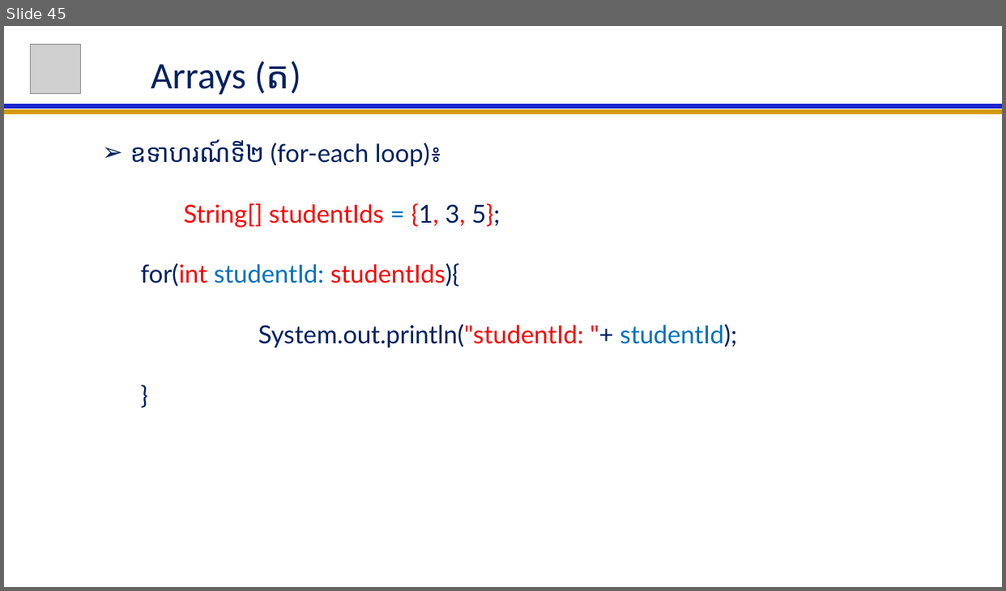
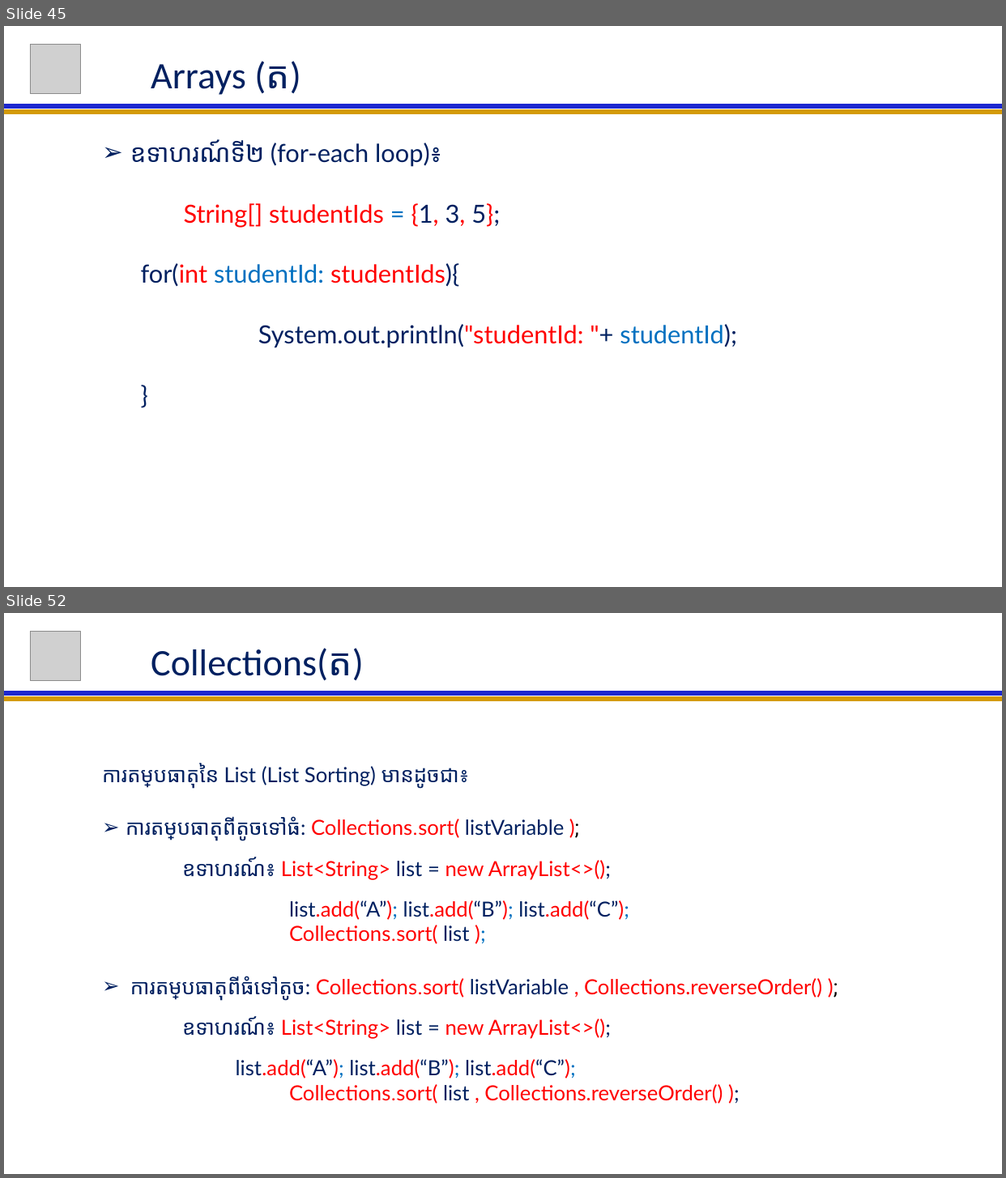
Before and after one commit to NGOUNCHHENGHY/ACLEDA-Java-For-Beginer, a slide deck: Java For Beginer Lession.pptx. Shown one above the other, each under a label of ours: slide 45 before the commit, slides 45 and 52 after it; the slides between them are not shown. The pictures are 1006x591 and 1006x1178 pixels, drawn with LibreOffice and Linux fonts; fonts in the diff are those of the drawing; grey boxes stand for pictures. Boxes give left, top, right and bottom in pixels: in the first picture for what was removed or moved away, otherwise in the second. Text is boxed around its words. In the diff, an @@ line names an element or a change of style, - is before the commit and + after.

```diff
--- a/Java For Beginer Lession.pptx
+++ b/Java For Beginer Lession.pptx
@@ slide 52 added at (4, 613, 1002, 1174), background #FFFFFF @@
@@ picture added at (31, 631, 80, 680) @@
@@ title added at (151, 648, 364, 681), 36 pt, text #002060 @@
+Collections(ត)
@@ line added from (4, 699) to (1002, 699), #D49B06 4.5 pt @@
@@ line added from (4, 693) to (1002, 693), #1C27CF 4.5 pt @@
@@ subtitle added at (102, 763, 822, 1104), 20 pt, text #FF0000 @@
+  ការតម្រៀបធាតុនៃ List (List Sorting) មានដូចជា៖
+  ➢ ការតម្រៀបធាតុពីតូចទៅធំ: Collections.sort( listVariable );
+  ឧទាហរណ៍៖ List<String> list = new ArrayList<>();
+  list.add(“A”); list.add(“B”); list.add(“C”);
+  Collections.sort( list );
+  ➢ ការតម្រៀបធាតុពីធំទៅតូច: Collections.sort( listVariable , Collections.reverseOrder() );
+  ឧទាហរណ៍៖ List<String> list = new ArrayList<>();
+  list.add(“A”); list.add(“B”); list.add(“C”);
+  Collections.sort( list , Collections.reverseOrder() );
```
Also in this commit, not shown: 10 other slides added.
